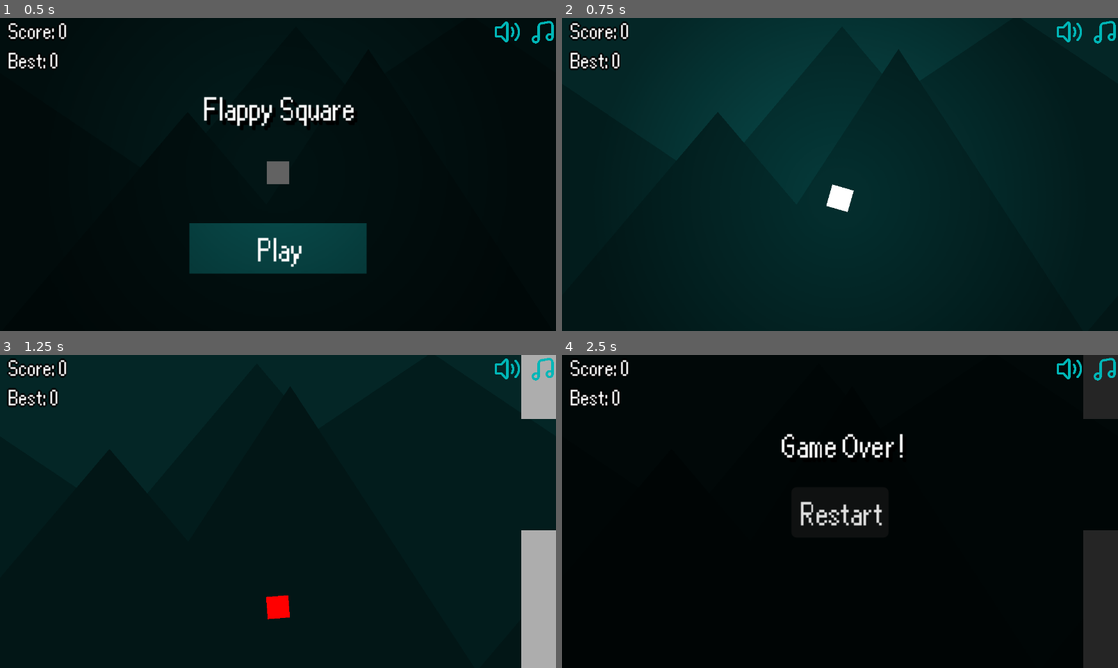
Above: before the commit, frames 1-4 (two rows, left to right).
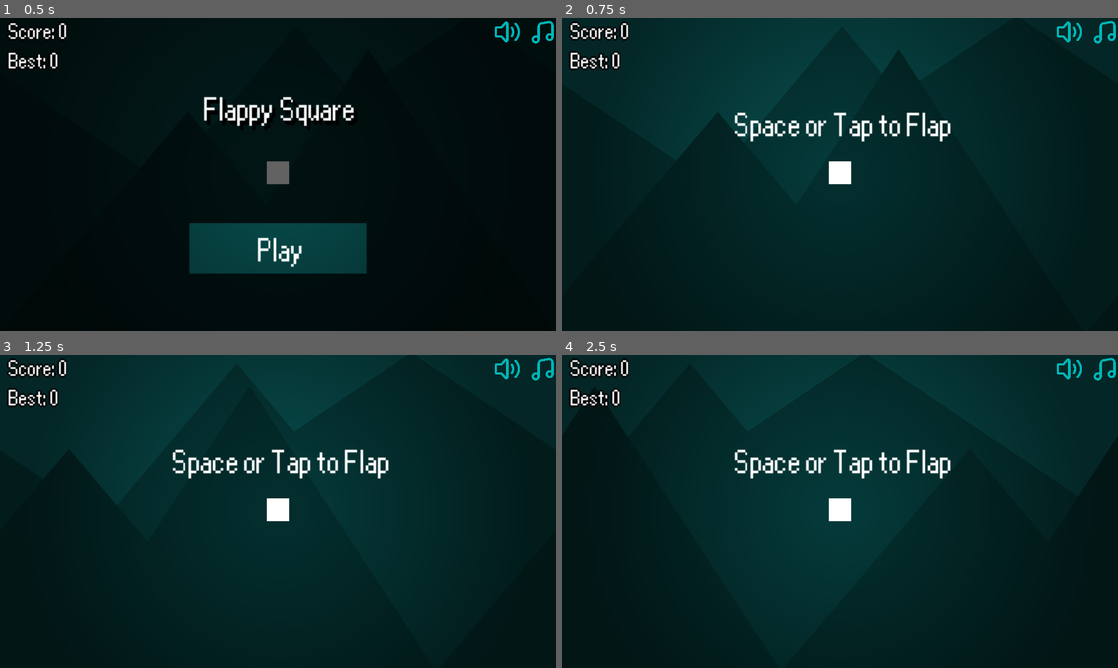
Above: after the commit, the same moments.

Repository: Nabil080/flappy-square
Game: Godot game, scene res://core/game.tscn
Two runs of this game, one before a commit and one after it. Both use one fixed random seed, a clock stepped at 60 frames per second and the inputs below.
Inputs (mouse positions are in pixels of both pictures, inside the frame that each line leads up to):
- Up to frame 1 (0.5 s): no input
- Up to frame 2 (0.75 s): click "Play" at 0.5 s
- Up to frame 3 (1.25 s): no input
- Up to frame 4 (2.5 s): click (1067, 367) at 1.25 s; click (1067, 367) at 2 s

Frame 1 is identical in both runs. In frame 2, 1.7% of the frame differs, in the area x 31-70%, y 30-62%; in frame 3, 10%; in frame 4, 73%, in the area x 0-100%, y 0-100%.

Commit message:
Tap to fly label

Diff:
--- a/UI/starting_menu.gd
+++ b/UI/starting_menu.gd
@@ -7,4 +7,4 @@
 func _on_button_pressed() -> void:
 	get_tree().paused = false
 	hide()
-	$"../../Player".is_playing = true
+	$"../../Player".can_play = true
--- a/core/game.tscn
+++ b/core/game.tscn
@@ -8,6 +8,7 @@
 [ext_resource type="PackedScene" uid="uid://c4ggvkfbuurq2" path="res://UI/sound_buttons.tscn" id="5_gjr3k"]
 [ext_resource type="PackedScene" uid="uid://cwuh7l77b2gtc" path="res://core/parallax.tscn" id="6_4cdhi"]
 [ext_resource type="AudioStream" uid="uid://17hthmxx7u81" path="res://assets/game-over-arcade-6435.mp3" id="6_cjuek"]
+[ext_resource type="Script" uid="uid://d0klub0rmba7n" path="res://core/label.gd" id="7_fgh25"]
 [ext_resource type="PackedScene" uid="uid://cf8regt20yulc" path="res://UI/starting_menu.tscn" id="7_vhpdd"]
 
 [sub_resource type="WorldBoundaryShape2D" id="WorldBoundaryShape2D_ey2n3"]
@@ -54,6 +55,23 @@
 z_index = 5
 layout_mode = 1
 
+[node name="Label" type="Label" parent="UI"]
+visible = false
+layout_mode = 1
+anchors_preset = 8
+anchor_left = 0.5
+anchor_top = 0.5
+anchor_right = 0.5
+anchor_bottom = 0.5
+offset_left = -20.0
+offset_top = -40.0
+offset_right = 20.0
+offset_bottom = -19.0
+grow_horizontal = 2
+grow_vertical = 2
+text = "Space or Tap to Flap"
+script = ExtResource("7_fgh25")
+
 [node name="Floor" type="StaticBody2D" parent="." groups=["enemy"]]
 position = Vector2(160, 180)
 
--- /dev/null
+++ b/core/label.gd
@@ -0,0 +1,12 @@
+extends Label
+
+@onready var player: Player = $"../../Player"
+
+
+# Called every frame. 'delta' is the elapsed time since the previous frame.
+func _process(delta: float) -> void:
+	print(not player.is_playing and player.can_play)
+	if not player.is_playing and player.can_play:
+		show()
+	else:
+		hide()
Not shown: 1 places in core/game.tscn that only renumber resources
Not shown, added: core/label.gd.uid
